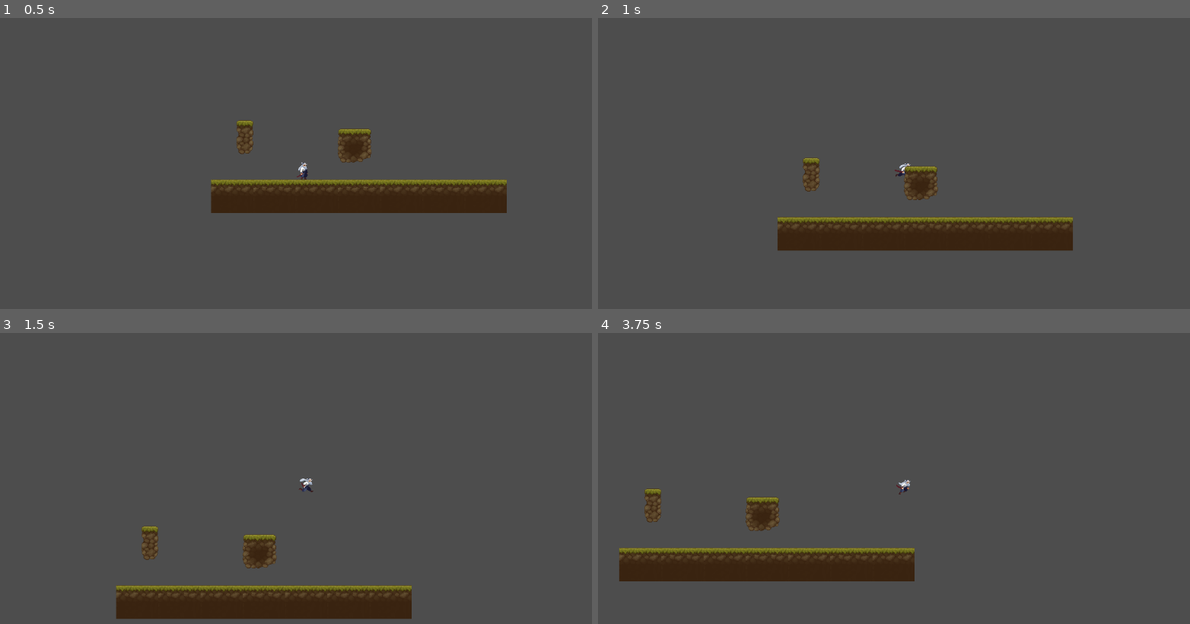
Above: before the commit, frames 1-4 (two rows, left to right).
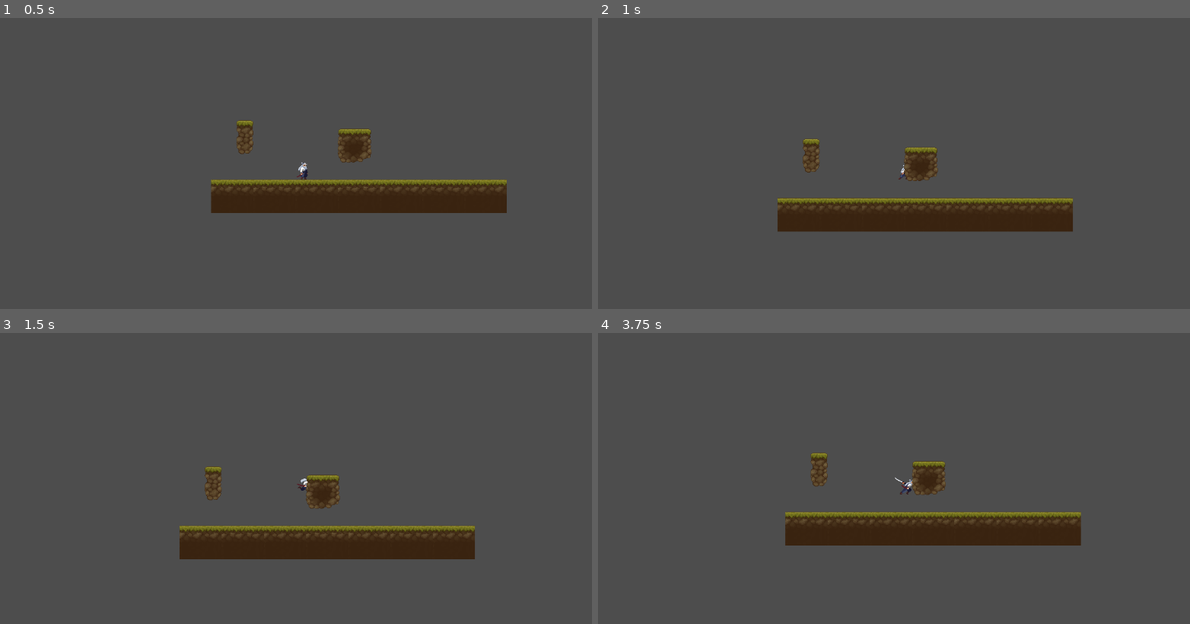
Above: after the commit, the same moments.

Repository: ali1x3/Baked_Potato
Game: Godot game, scene res://scenes/game.tscn
Same seed, same stepped clock (60 frames per second), same inputs: the game is played once before the commit and once after it.
Inputs (mouse positions are in pixels of both pictures, inside the frame that each line leads up to):
- Up to frame 1 (0.5 s): no input
- Up to frame 2 (1 s): tap Enter at 0.5 s; move the mouse to (1036, 163) at 0.52 s; hold Right (move_right) from 0.53 s (still down); click (1036, 163) at 0.6 s; tap Space (jump) at 0.77, 0.8 s
- Up to frame 3 (1.5 s): keep holding Right (move_right); tap Space (jump) at 1.07, 1.35 s; move the mouse to (183, 513) at 1.27 s
- Up to frame 4 (3.75 s): tap Space (jump) at 1.52, 1.82, 2.3, 3.02, 3.32 s; click (781, 513) at 1.55 s; move the mouse to (965, 420) at 2.02 s; release Right (move_right) at 2.03 s; hold A (move_left) 2.03-2.78 s; click (965, 420) at 2.1 s; move the mouse to (870, 562) at 2.77 s; hold Right (move_right) from 2.78 s (still down); tap Enter at 2.85 s; click (870, 562) at 3.05 s; move the mouse to (1083, 545) at 3.52 s; tap F at 3.6 s

Frame 1 is identical in both runs. In frame 2, 8.9% of the frame differs, in the area x 30-81%, y 41-80%; in frame 3, 13%; in frame 4, 13%, in the area x 3-82%, y 41-86%.

Commit message:
polished jumping in the game to feel snappier

Diff:
--- a/scenes/player.tscn
+++ b/scenes/player.tscn
@@ -1,9 +1,10 @@
-[gd_scene load_steps=40 format=3 uid="uid://crtbosayd0ido"]
+[gd_scene load_steps=41 format=3 uid="uid://crtbosayd0ido"]
 
 [ext_resource type="Texture2D" uid="uid://csj1skvdlo3r6" path="res://assets/FREE_Samurai 2D Pixel Art v1.2/Sprites/IDLE.png" id="1_3vyb7"]
 [ext_resource type="Script" uid="uid://el0wou5yw684" path="res://src/player/character_body_2d.gd" id="1_g2els"]
 [ext_resource type="Texture2D" uid="uid://5r3lu7scfyyv" path="res://assets/FREE_Samurai 2D Pixel Art v1.2/Sprites/ATTACK 1.png" id="2_dqkch"]
 [ext_resource type="Texture2D" uid="uid://bkfl0ftrqg61q" path="res://assets/FREE_Samurai 2D Pixel Art v1.2/Sprites/RUN.png" id="3_qhqgy"]
+[ext_resource type="Script" uid="uid://o5ws5wiuhwkp" path="res://src/player/camera_2d.gd" id="5_qlg0r"]
 
 [sub_resource type="AtlasTexture" id="AtlasTexture_pf23h"]
 atlas = ExtResource("2_dqkch")
@@ -162,7 +163,59 @@
 "texture": SubResource("AtlasTexture_md1ol")
 }],
 "loop": false,
-"name": &"attack",
+"name": &"attack_string1",
+"speed": 10.0
+}, {
+"frames": [{
+"duration": 1.0,
+"texture": SubResource("AtlasTexture_pf23h")
+}, {
+"duration": 1.0,
+"texture": SubResource("AtlasTexture_dt7fs")
+}, {
+"duration": 1.0,
+"texture": SubResource("AtlasTexture_wqfne")
+}, {
+"duration": 1.0,
+"texture": SubResource("AtlasTexture_wnwbv")
+}, {
+"duration": 1.0,
+"texture": SubResource("AtlasTexture_gl8cc")
+}, {
+"duration": 1.0,
+"texture": SubResource("AtlasTexture_487ah")
+}, {
+"duration": 1.0,
+"texture": SubResource("AtlasTexture_md1ol")
+}],
+"loop": false,
+"name": &"attack_string2",
+"speed": 20.0
+}, {
+"frames": [{
+"duration": 1.0,
+"texture": SubResource("AtlasTexture_pf23h")
+}, {
+"duration": 1.0,
+"texture": SubResource("AtlasTexture_dt7fs")
+}, {
+"duration": 1.0,
+"texture": SubResource("AtlasTexture_wqfne")
+}, {
+"duration": 1.0,
+"texture": SubResource("AtlasTexture_wnwbv")
+}, {
+"duration": 1.0,
+"texture": SubResource("AtlasTexture_gl8cc")
+}, {
+"duration": 1.0,
+"texture": SubResource("AtlasTexture_487ah")
+}, {
+"duration": 1.0,
+"texture": SubResource("AtlasTexture_md1ol")
+}],
+"loop": false,
+"name": &"attack_string3",
 "speed": 30.0
 }, {
 "frames": [{
@@ -199,11 +252,6 @@
 "loop": true,
 "name": &"idle",
 "speed": 9.0
-}, {
-"frames": [],
-"loop": true,
-"name": &"new_animation_1",
-"speed": 5.0
 }, {
 "frames": [{
 "duration": 1.0,
@@ -271,7 +319,7 @@
 [node name="animations" type="AnimatedSprite2D" parent="CharacterBody2D"]
 position = Vector2(-1, -34)
 sprite_frames = SubResource("SpriteFrames_tuyoq")
-animation = &"attack"
+animation = &"attack_string3"
 autoplay = "idle"
 
 [node name="CollisionShape2D" type="CollisionShape2D" parent="CharacterBody2D"]
@@ -279,3 +327,4 @@
 shape = SubResource("CapsuleShape2D_fjrip")
 
 [node name="Camera2D" type="Camera2D" parent="CharacterBody2D"]
+script = ExtResource("5_qlg0r")
--- /dev/null
+++ b/src/player/camera_2d.gd
@@ -0,0 +1,11 @@
+extends Camera2D
+
+
+# Called when the node enters the scene tree for the first time.
+func _ready() -> void:
+	pass # Replace with function body.
+
+
+# Called every frame. 'delta' is the elapsed time since the previous frame.
+func _process(delta: float) -> void:
+	pass
--- a/src/player/character_body_2d.gd
+++ b/src/player/character_body_2d.gd
@@ -1,12 +1,21 @@
 extends CharacterBody2D
 
-
+# constants
 const SPEED = 300.0
 const JUMP_VELOCITY = -400.0
 const COYOTE_TIME = 0.10 # grace period that you can perform a normal jump after a ledge
+const BUFFER_TIME = 0.10
+
+# booleans
 var DOUBLE_JUMPED = false
 var is_attacking = false
+var attack_string = 0
+
+# timers
 var coyote_timer = COYOTE_TIME
+var buffer_timer = BUFFER_TIME
+
+# gravity
 var gravity = ProjectSettings.get_setting("physics/2d/default_gravity")
 var gravity_vector = Vector2(0.0, 980.0)
 @onready var animations: AnimatedSprite2D = $animations
@@ -15,7 +24,10 @@
 	# Add the gravity.
 	if not is_on_floor():
 		coyote_timer -= delta
-		velocity += gravity_vector * delta
+		if velocity.y > 0:
+			velocity += gravity_vector * delta
+		else :
+			velocity += gravity_vector * 1.3 * delta
 	else:
 		coyote_timer = COYOTE_TIME
 		DOUBLE_JUMPED = false
@@ -39,6 +51,8 @@
 		elif not DOUBLE_JUMPED:
 			velocity.y = JUMP_VELOCITY
 			DOUBLE_JUMPED = true
+	if Input.is_action_just_released("jump"):
+		velocity.y *= 0.3
 
 func run_listener() -> void:
 	var direction := Input.get_axis("move_left", "move_right")
@@ -59,8 +73,25 @@
 		gravity_vector *= 0.5
 		velocity.y *= 0.2
 		velocity.x *= 0.4
-		animations.play("attack")
+		attack_string_handler()
 		animations.animation_finished.connect(attack_finished)
+
+
+func attack_string_handler() -> void:
+	if attack_string == 0:
+		animations.play("attack_string1")
+		print("attack string 1")
+		attack_string += 1
+	elif attack_string == 1:
+		animations.play("attack_string2")
+		print("attack string 2")
+		attack_string += 1
+	elif attack_string == 2:
+		animations.play("attack_string3")
+		print("attack string 3")
+		attack_string = 0
+
+
 
 func attack_finished() -> void:
 	is_attacking = false
Not shown, added: src/player/camera_2d.gd.uid
